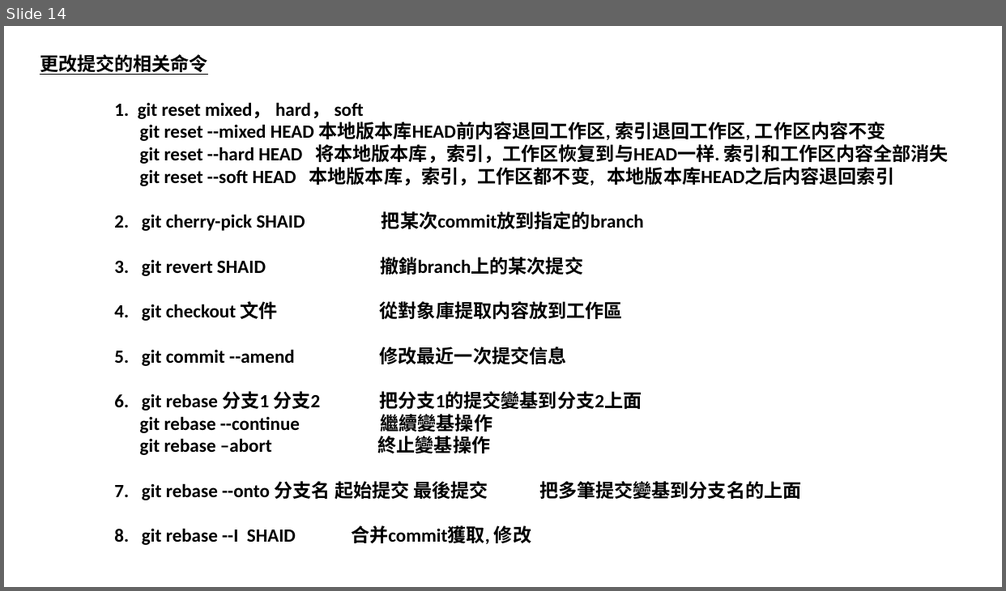
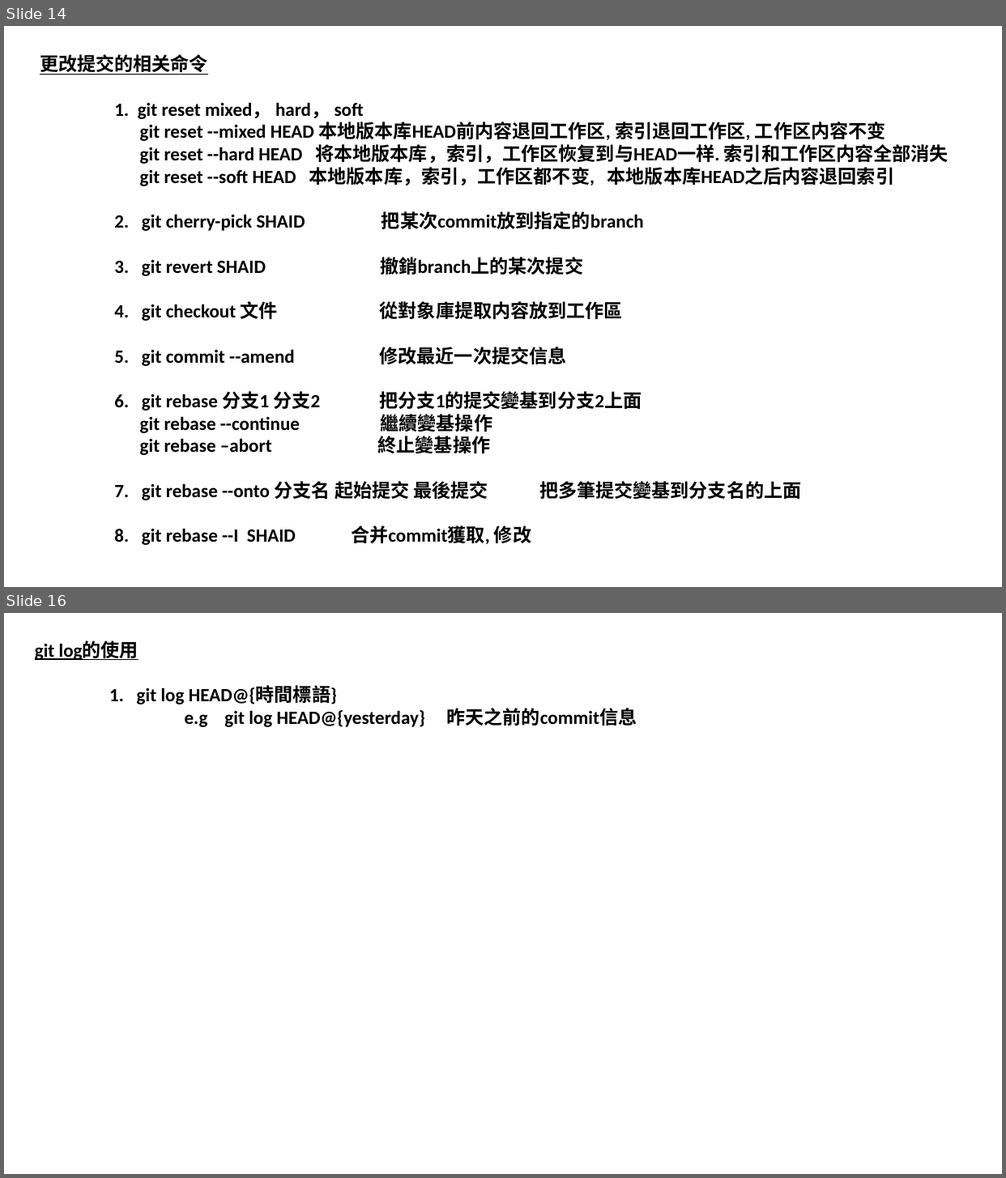
Before and after one commit to luchaojun/ChaojunStudy, a slide deck: GitStudy/GitStudy.pptx. Shown one above the other, each under a label of ours: slide 14 before the commit, slides 14 and 16 after it; the slides between them are not shown. The pictures are 1006x591 and 1006x1178 pixels, drawn with LibreOffice and Linux fonts; fonts in the diff are those of the drawing. Boxes give left, top, right and bottom in pixels: in the first picture for what was removed or moved away, otherwise in the second. Text is boxed around its words. In the diff, an @@ line names an element or a change of style, - is before the commit and + after.

```diff
--- a/GitStudy/GitStudy.pptx
+++ b/GitStudy/GitStudy.pptx
@@ slide 16 added at box(4, 613, 1002, 1174), background #FFFFFF @@
@@ text added at box(35, 641, 637, 727), 18 pt, text #000000, bold @@
+git log的使用
+1. git log HEAD@{時間標語}
+e.g git log HEAD@{yesterday} 昨天之前的commit信息
```
Also in this commit, not shown: 1 other slide added.
